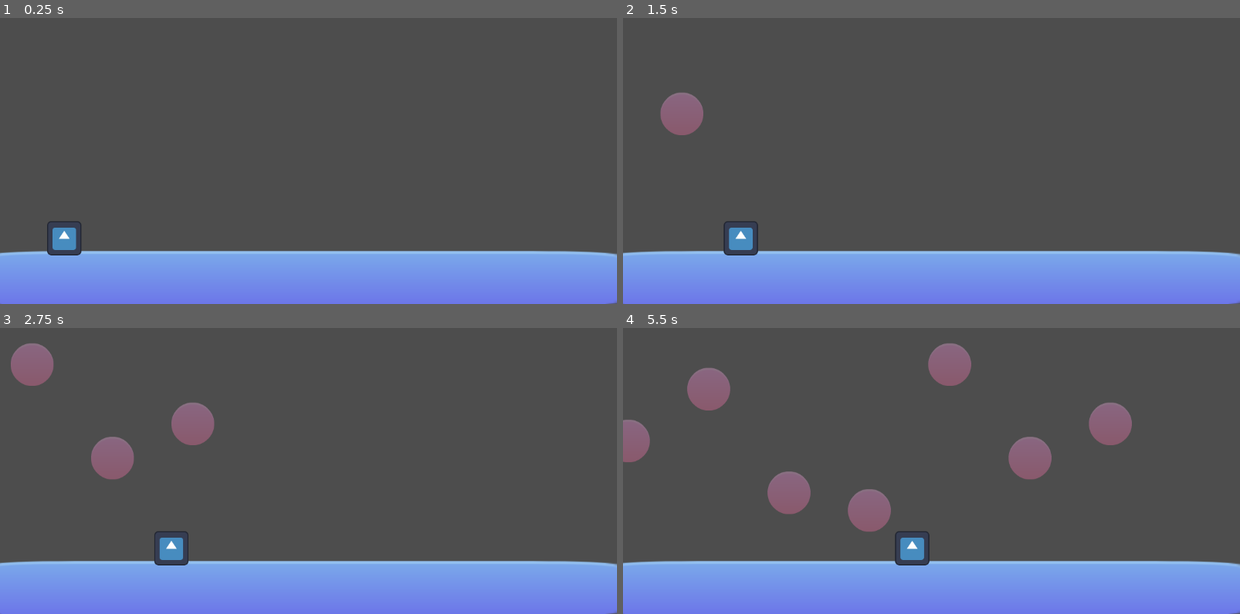
Above: before the commit, frames 1-4 (two rows, left to right).
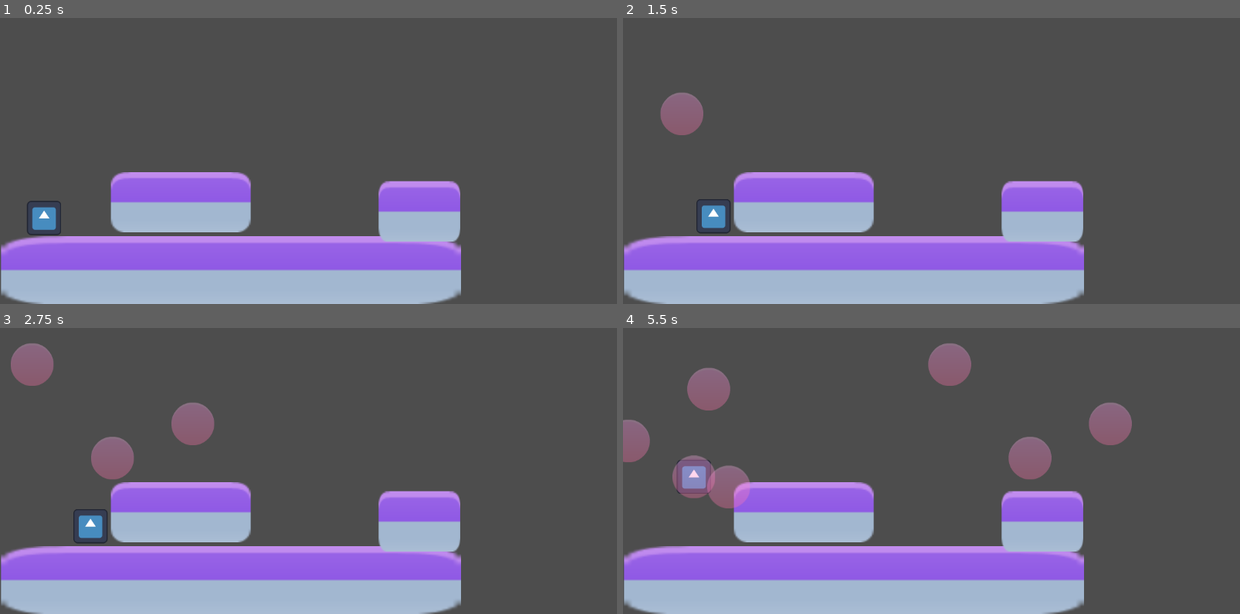
Above: after the commit, the same moments.

Repository: Boris14/PlovdivGameJam2025
Game: Godot game, scene res://Scenes/Main.tscn
The game is run twice, just before and just after one commit, with the same random seed, the same clock (stepped at 60 frames per second) and the same inputs. The engine's default icon, where the game draws it, is replaced by a stand-in: a white triangle on a blue panel in a dark square.
Inputs (mouse positions are in pixels of both pictures, inside the frame that each line leads up to):
- Up to frame 1 (0.25 s): no input
- Up to frame 2 (1.5 s): move the mouse to (1067, 112) at 0.52 s; click (1067, 112) at 0.67 s; move the mouse to (808, 149) at 1.27 s; click (808, 149) at 1.42 s
- Up to frame 3 (2.75 s): move the mouse to (370, 365) at 2.02 s; click (370, 365) at 2.17 s
- Up to frame 4 (5.5 s): move the mouse to (900, 511) at 2.77 s; click (900, 511) at 2.92 s; move the mouse to (1116, 493) at 3.52 s; click (1116, 493) at 3.67 s; move the mouse to (746, 388) at 4.27 s; click (746, 388) at 4.42 s; move the mouse to (962, 439) at 5.02 s; click (962, 439) at 5.17 s

The runs differ from the first frame. In frame 1, 30% of the frame differs, in the area x 0-100%, y 53-100%; in frame 2, 30%; in frame 3, 30%; in frame 4, 32%, in the area x 0-100%, y 44-100%.

Commit message:
Added the Scenes

Diff:
--- /dev/null
+++ b/Scenes/Level1.tscn
@@ -0,0 +1,17 @@
+[gd_scene load_steps=3 format=3 uid="uid://cojdrgphujy8m"]
+
+[ext_resource type="Texture2D" uid="uid://cgak4jm13qcp4" path="res://Assets/blue_body_square.png" id="1_opwe0"]
+
+[sub_resource type="RectangleShape2D" id="RectangleShape2D_egexp"]
+size = Vector2(1179, 95)
+
+[node name="StaticBody2D" type="StaticBody2D"]
+position = Vector2(572, 604)
+
+[node name="CollisionShape2D" type="CollisionShape2D" parent="."]
+shape = SubResource("RectangleShape2D_egexp")
+
+[node name="Sprite2D" type="Sprite2D" parent="."]
+position = Vector2(-4.99997, -3.5)
+scale = Vector2(15, 1.2875)
+texture = ExtResource("1_opwe0")
--- /dev/null
+++ b/Scenes/Level2.tscn
@@ -0,0 +1,3 @@
+[gd_scene format=3 uid="uid://cobjoyw2p8741"]
+
+[node name="Level2" type="Node2D"]
--- a/Scenes/Main.tscn
+++ b/Scenes/Main.tscn
@@ -1,29 +1,35 @@
-[gd_scene load_steps=6 format=3 uid="uid://bl62y8yw5moxg"]
+[gd_scene load_steps=5 format=3 uid="uid://bl62y8yw5moxg"]
 
 [ext_resource type="Script" path="res://Scripts/Game.gd" id="1_73d2w"]
-[ext_resource type="Texture2D" uid="uid://cgak4jm13qcp4" path="res://Assets/blue_body_square.png" id="1_qmrgu"]
 [ext_resource type="PackedScene" uid="uid://df0nmf1eirk2a" path="res://Scenes/Player.tscn" id="2_5md6y"]
 [ext_resource type="PackedScene" uid="uid://tjw5colsjjhs" path="res://Scenes/Bubble.tscn" id="2_7anoo"]
-
-[sub_resource type="RectangleShape2D" id="RectangleShape2D_egexp"]
-size = Vector2(1179, 95)
+[ext_resource type="Texture2D" uid="uid://f1rqj7sfpph2" path="res://Assets/tile_half.png" id="4_bmpd6"]
 
 [node name="Game" type="Node2D"]
 script = ExtResource("1_73d2w")
 bubble_scene = ExtResource("2_7anoo")
 player_scene = ExtResource("2_5md6y")
 
-[node name="StaticBody2D" type="StaticBody2D" parent="."]
-position = Vector2(572, 604)
-
-[node name="CollisionShape2D" type="CollisionShape2D" parent="StaticBody2D"]
-shape = SubResource("RectangleShape2D_egexp")
-
-[node name="Sprite2D" type="Sprite2D" parent="StaticBody2D"]
-position = Vector2(-4.99997, -3.5)
-scale = Vector2(15, 1.2875)
-texture = ExtResource("1_qmrgu")
-
 [node name="PlayerStart" type="Marker2D" parent="."]
 unique_name_in_owner = true
-position = Vector2(100, 500)
+position = Vector2(63, 497)
+
+[node name="StaticBody2D2" type="StaticBody2D" parent="."]
+
+[node name="CollisionPolygon2D" type="CollisionPolygon2D" parent="StaticBody2D2"]
+polygon = PackedVector2Array(0, 522, 197, 514, 211, 400, 462, 396, 476, 514, 690, 520, 711, 416, 859, 418, 867, 647, 2, 648)
+
+[node name="Sprite2D" type="Sprite2D" parent="StaticBody2D2"]
+position = Vector2(431.5, 584.5)
+scale = Vector2(10.7375, 3.175)
+texture = ExtResource("4_bmpd6")
+
+[node name="Sprite2D2" type="Sprite2D" parent="StaticBody2D2"]
+position = Vector2(337.5, 457.5)
+scale = Vector2(3.2625, 2.825)
+texture = ExtResource("4_bmpd6")
+
+[node name="Sprite2D3" type="Sprite2D" parent="StaticBody2D2"]
+position = Vector2(783.25, 475)
+scale = Vector2(1.90625, 2.825)
+texture = ExtResource("4_bmpd6")
